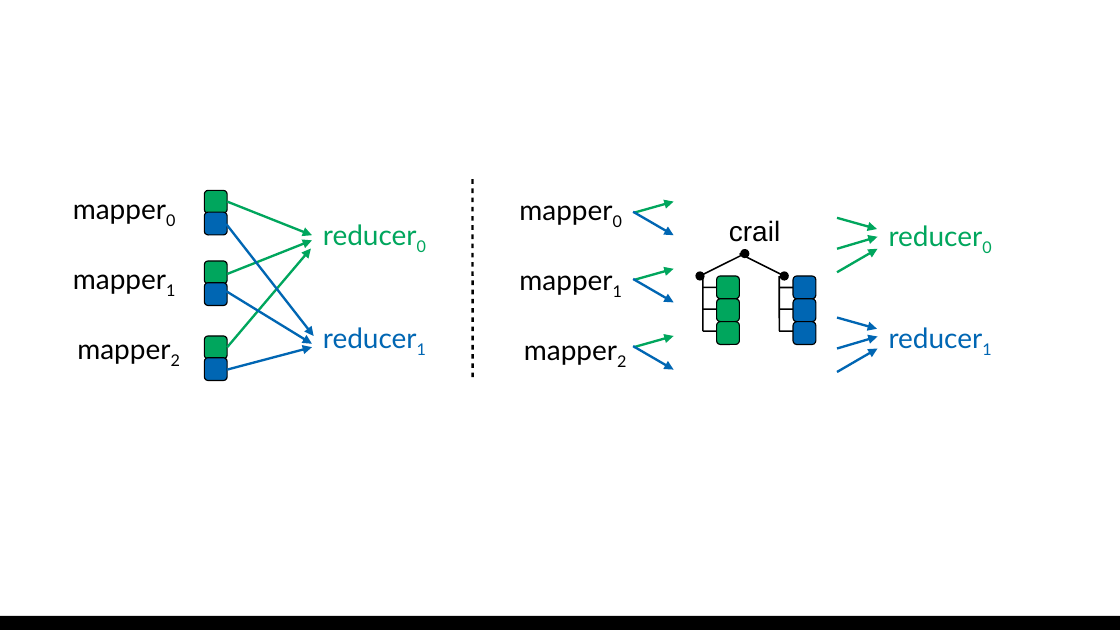
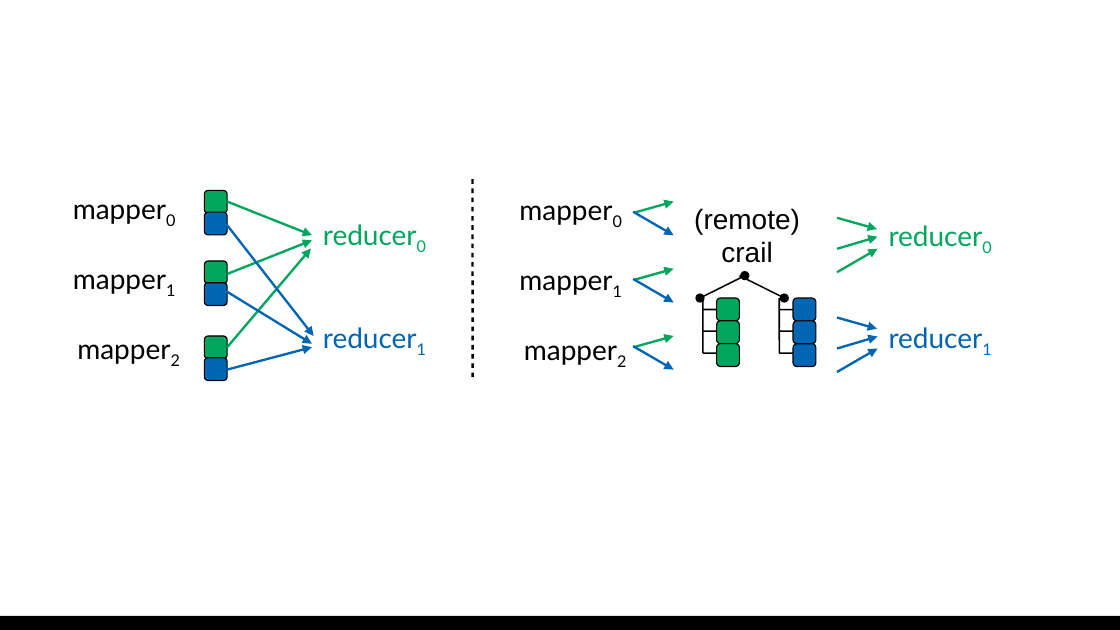
Before and after one commit to patrickstuedi/incubator-crail-website, a slide deck: slide 1 of site/_plots/blog/disaggregation/overview/figures.odp. Drawn at 1120x630 pixels with LibreOffice and Linux fonts; fonts in the diff are those of the drawing. Boxes give left, top, right and bottom in pixels: in the first picture for what was removed or moved away, otherwise in the second. Text is boxed around its words. In the diff, an @@ line names an element or a change of style, - is before the commit and + after.

```diff
--- a/site/_plots/blog/disaggregation/overview/figures.odp
+++ b/site/_plots/blog/disaggregation/overview/figures.odp
@@ text "(remote)" at (694,208,800,263): vertical alignment top to middle @@
@@ text at (694,208,800,234): paragraph added @@
+(remote)
@@ 3 rounded rectangles, 2 lines: place and size @@
-3 rounded rectangles, 2 lines at (702,276,815,332)
+3 rounded rectangles, 2 lines at (702,298,815,353)
@@ line moved from (702, 288) - (725, 288) to (702, 353) - (725, 353) @@
@@ 1 double arrow, 1 arrow, 1 rounded rectangle: place and size @@
-1 double arrow, 1 arrow, 1 rounded rectangle at (700,253,784,344)
+1 double arrow, 1 arrow, 1 rounded rectangle at (700,276,784,366)
@@ line moved from (780, 288) - (802, 288) to (780, 353) - (802, 353) @@
@@ rounded rectangle: place and size @@
-rounded rectangle at (793,299,815,321)
+rounded rectangle at (793,344,815,366)
```
Also in this commit, not shown: 2 other files.
